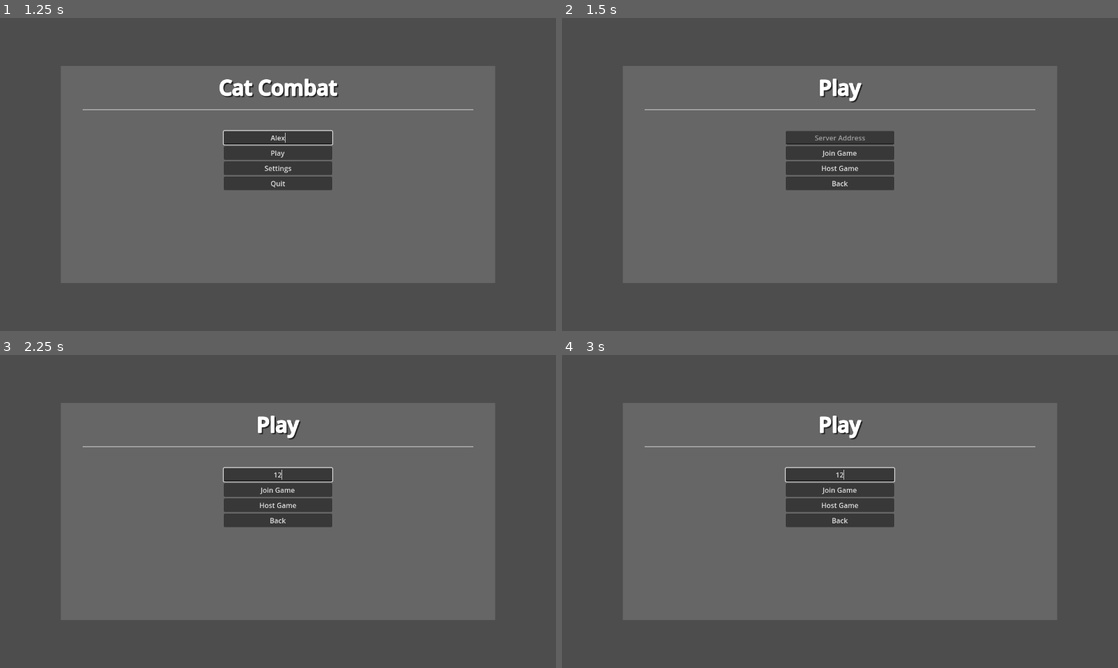
Above: before the commit, frames 1-4 (two rows, left to right).
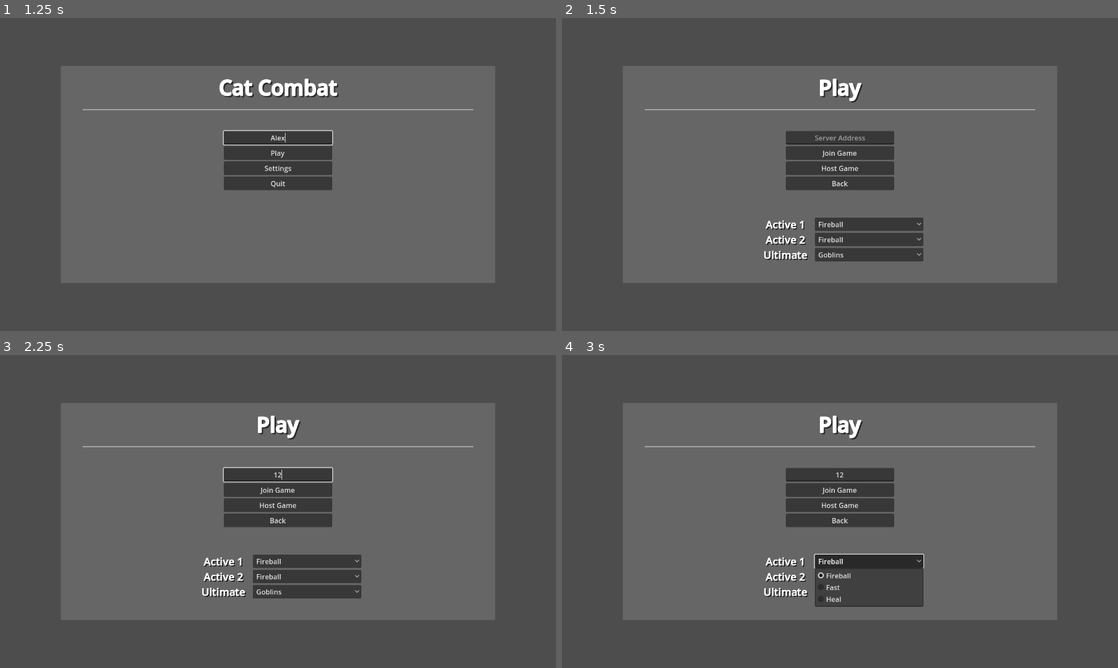
Above: after the commit, the same moments.

Repository: F1zzy31f/Glob-Game
Game: Godot game, scene res://scenes/MainMenu.tscn
The game is run twice, just before and just after one commit, with the same random seed, the same clock (stepped at 60 frames per second) and the same inputs.
Inputs (mouse positions are in pixels of both pictures, inside the frame that each line leads up to):
- Up to frame 1 (1.25 s): click (278, 136) at 0.52 s; type "Alex" at 0.6 s
- Up to frame 2 (1.5 s): click "Play" at 1.25 s
- Up to frame 3 (2.25 s): click (278, 473) at 2.02 s; type "12" at 2.1 s
- Up to frame 4 (3 s): click (867, 561) at 2.75 s, where only the run after the commit has a clickable "Fireball"

Frame 1 is identical in both runs. In frame 2, 2.8% of the frame differs, in the area x 36-65%, y 63-78%; in frame 3, 2.8%; in frame 4, 3.8%, in the area x 36-66%, y 35-81%.

Commit message:
Add ability selection main menu and leave game button

Diff:
--- a/scenes/MainMenu.tscn
+++ b/scenes/MainMenu.tscn
@@ -144,7 +144,7 @@
 offset_left = 375.0
 offset_top = 150.0
 offset_right = -375.0
-offset_bottom = -50.0
+offset_bottom = -200.0
 grow_horizontal = 2
 grow_vertical = 2
 
@@ -165,6 +165,135 @@
 [node name="Back" type="Button" parent="Menus/PlayMenu/Content"]
 layout_mode = 2
 text = "Back"
+
+[node name="Abilities" type="VBoxContainer" parent="Menus/PlayMenu"]
+layout_mode = 1
+anchors_preset = 15
+anchor_right = 1.0
+anchor_bottom = 1.0
+offset_left = 308.0
+offset_top = 300.0
+offset_right = -308.0
+offset_bottom = -50.0
+grow_horizontal = 2
+grow_vertical = 2
+alignment = 2
+
+[node name="AbilityActive1" type="Control" parent="Menus/PlayMenu/Abilities"]
+custom_minimum_size = Vector2(384, 31)
+layout_mode = 2
+
+[node name="Label" type="Label" parent="Menus/PlayMenu/Abilities/AbilityActive1"]
+custom_minimum_size = Vector2(134, 31)
+layout_mode = 1
+anchors_preset = 9
+anchor_bottom = 1.0
+offset_right = 61.0
+grow_vertical = 2
+theme_override_colors/font_shadow_color = Color(0, 0, 0, 1)
+theme_override_colors/font_outline_color = Color(1, 1, 1, 1)
+theme_override_constants/shadow_offset_x = 2
+theme_override_constants/shadow_offset_y = 2
+theme_override_constants/outline_size = 2
+theme_override_font_sizes/font_size = 24
+text = "Active 1"
+horizontal_alignment = 1
+vertical_alignment = 1
+
+[node name="Dropdown" type="OptionButton" parent="Menus/PlayMenu/Abilities/AbilityActive1"]
+custom_minimum_size = Vector2(250, 31)
+layout_mode = 1
+anchors_preset = 11
+anchor_left = 1.0
+anchor_right = 1.0
+anchor_bottom = 1.0
+offset_left = -101.0
+grow_horizontal = 0
+grow_vertical = 2
+item_count = 3
+selected = 0
+popup/item_0/text = "Fireball"
+popup/item_0/id = 0
+popup/item_1/text = "Fast"
+popup/item_1/id = 1
+popup/item_2/text = "Heal"
+popup/item_2/id = 2
+
+[node name="AbilityActive2" type="Control" parent="Menus/PlayMenu/Abilities"]
+custom_minimum_size = Vector2(384, 31)
+layout_mode = 2
+
+[node name="Label" type="Label" parent="Menus/PlayMenu/Abilities/AbilityActive2"]
+custom_minimum_size = Vector2(134, 31)
+layout_mode = 1
+anchors_preset = 9
+anchor_bottom = 1.0
+offset_right = 61.0
+grow_vertical = 2
+theme_override_colors/font_shadow_color = Color(0, 0, 0, 1)
+theme_override_colors/font_outline_color = Color(1, 1, 1, 1)
+theme_override_constants/shadow_offset_x = 2
+theme_override_constants/shadow_offset_y = 2
+theme_override_constants/outline_size = 2
+theme_override_font_sizes/font_size = 24
+text = "Active 2"
+horizontal_alignment = 1
+vertical_alignment = 1
+
+[node name="Dropdown" type="OptionButton" parent="Menus/PlayMenu/Abilities/AbilityActive2"]
+custom_minimum_size = Vector2(250, 31)
+layout_mode = 1
+anchors_preset = 11
+anchor_left = 1.0
+anchor_right = 1.0
+anchor_bottom = 1.0
+offset_left = -101.0
+grow_horizontal = 0
+grow_vertical = 2
+item_count = 3
+selected = 0
+popup/item_0/text = "Fireball"
+popup/item_0/id = 0
+popup/item_1/text = "Fast"
+popup/item_1/id = 1
+popup/item_2/text = "Heal"
+popup/item_2/id = 2
+
+[node name="AbilityUltimate" type="Control" parent="Menus/PlayMenu/Abilities"]
+custom_minimum_size = Vector2(384, 31)
+layout_mode = 2
+
+[node name="Label" type="Label" parent="Menus/PlayMenu/Abilities/AbilityUltimate"]
+custom_minimum_size = Vector2(134, 31)
+layout_mode = 1
+anchors_preset = 9
+anchor_bottom = 1.0
+offset_right = 61.0
+grow_vertical = 2
+theme_override_colors/font_shadow_color = Color(0, 0, 0, 1)
+theme_override_colors/font_outline_color = Color(1, 1, 1, 1)
+theme_override_constants/shadow_offset_x = 2
+theme_override_constants/shadow_offset_y = 2
+theme_override_constants/outline_size = 2
+theme_override_font_sizes/font_size = 24
+text = "Ultimate"
+horizontal_alignment = 1
+vertical_alignment = 1
+
+[node name="Dropdown" type="OptionButton" parent="Menus/PlayMenu/Abilities/AbilityUltimate"]
+custom_minimum_size = Vector2(250, 31)
+layout_mode = 1
+anchors_preset = 11
+anchor_left = 1.0
+anchor_right = 1.0
+anchor_bottom = 1.0
+offset_left = -101.0
+grow_horizontal = 0
+grow_vertical = 2
+item_count = 1
+selected = 0
+popup/item_0/text = "Goblins"
+popup/item_0/id = 0
 
 [node name="SettingsMenu" type="Control" parent="Menus"]
 visible = false
@@ -223,4 +352,7 @@
 [connection signal="pressed" from="Menus/PlayMenu/Content/JoinGame" to="." method="_on_join_game_pressed"]
 [connection signal="pressed" from="Menus/PlayMenu/Content/HostGame" to="." method="_on_host_game_pressed"]
 [connection signal="pressed" from="Menus/PlayMenu/Content/Back" to="." method="_on_back_pressed"]
+[connection signal="item_selected" from="Menus/PlayMenu/Abilities/AbilityActive1/Dropdown" to="." method="_on_ability_active_1_item_selected"]
+[connection signal="item_selected" from="Menus/PlayMenu/Abilities/AbilityActive2/Dropdown" to="." method="_on_ability_active_2_item_selected"]
+[connection signal="item_selected" from="Menus/PlayMenu/Abilities/AbilityUltimate/Dropdown" to="." method="_on_ability_ultimate_item_selected"]
 [connection signal="pressed" from="Menus/SettingsMenu/Content/Back" to="." method="_on_back_pressed"]
--- a/scenes/Player.tscn
+++ b/scenes/Player.tscn
@@ -185,7 +185,6 @@
 
 [node name="Passive" parent="Abilities/Passive" instance=ExtResource("6_1ee1w")]
 type = 1
-buff_permenent = null
 
 [node name="Active" type="Node2D" parent="Abilities"]
 
@@ -207,20 +206,25 @@
 type = 2
 style = 2
 ultimate_charge = false
-buff_permenent = null
 summon_scene = ExtResource("7_qhgxf")
 summon_count = 3
 
 [node name="CanvasLayer" type="CanvasLayer" parent="."]
 
 [node name="UI" type="Control" parent="CanvasLayer"]
-visible = false
 layout_mode = 3
 anchors_preset = 15
 anchor_right = 1.0
 anchor_bottom = 1.0
 grow_horizontal = 2
 grow_vertical = 2
+
+[node name="Leave" type="Button" parent="CanvasLayer/UI"]
+custom_minimum_size = Vector2(128, 32)
+layout_mode = 1
+offset_right = 8.0
+offset_bottom = 8.0
+text = "Leave Game"
 
 [node name="Healthbar" type="TextureProgressBar" parent="CanvasLayer/UI"]
 layout_mode = 0
@@ -247,9 +251,11 @@
 vertical_alignment = 1
 
 [node name="Inventory" type="VBoxContainer" parent="CanvasLayer/UI"]
-layout_mode = 1
-anchors_preset = 9
-anchor_bottom = 1.0
+custom_minimum_size = Vector2(0, 500)
+layout_mode = 1
+anchors_preset = 4
+anchor_top = 0.5
+anchor_bottom = 0.5
 offset_right = 128.0
 grow_vertical = 2
 alignment = 1
@@ -447,6 +453,7 @@
 
 [connection signal="body_entered" from="Foot" to="." method="_on_foot_body_entered"]
 [connection signal="body_exited" from="Foot" to="." method="_on_foot_body_exited"]
+[connection signal="pressed" from="CanvasLayer/UI/Leave" to="." method="_on_leave_pressed"]
 [connection signal="pressed" from="CanvasLayer/UI/TeamDown" to="." method="_on_team_down_pressed"]
 [connection signal="pressed" from="CanvasLayer/UI/TeamUp" to="." method="_on_team_up_pressed"]
 [connection signal="timeout" from="CanvasLayer/UI/Scoreboard/UpdateTimer" to="." method="update_scoreboard"]
--- a/scripts/MainMenuManager.gd
+++ b/scripts/MainMenuManager.gd
@@ -1,6 +1,9 @@
 extends Control
 
 @onready var menus = $Menus
+@onready var ability_active_1 = $Menus/PlayMenu/Abilities/AbilityActive1/Dropdown
+@onready var ability_active_2 = $Menus/PlayMenu/Abilities/AbilityActive2/Dropdown
+@onready var ability_ultimate = $Menus/PlayMenu/Abilities/AbilityUltimate/Dropdown
 
 func open_menu(menu_name):
 	for child in menus.get_children():
@@ -33,3 +36,12 @@
 
 func _on_ip_address_text_changed(new_text):
 	Network.set_server_address(new_text)
+
+func _on_ability_active_1_item_selected(index):
+	Network.ability_active_1 = ability_active_1.get_item_text(index)
+
+func _on_ability_active_2_item_selected(index):
+	Network.ability_active_2 = ability_active_2.get_item_text(index)
+
+func _on_ability_ultimate_item_selected(index):
+	Network.ability_ultimate = ability_ultimate.get_item_text(index)
--- a/scripts/Network.gd
+++ b/scripts/Network.gd
@@ -4,8 +4,12 @@
 @export var player = preload("res://scenes/Player.tscn")
 @export var scoreboard_item = preload("res://scenes/ScoreboardItem.tscn")
 
+var address = ""
+
 var username = "Username"
-var address = ""
+var ability_active_1 = "Fireball"
+var ability_active_2 = "Fast"
+var ability_ultimate = "Goblins"
 
 var enet_peer = ENetMultiplayerPeer.new()
 
--- a/scripts/Player.gd
+++ b/scripts/Player.gd
@@ -60,10 +60,9 @@
 
 	team_index = randi_range(0, Globals.team_count - 1)
 
-	ability_passive = passive_abilities.get_child(randi_range(0, passive_abilities.get_child_count() - 1))
-	ability_active1 = active_abilities.get_child(randi_range(0, active_abilities.get_child_count() - 1))
-	ability_active2 = active_abilities.get_child(randi_range(0, active_abilities.get_child_count() - 1))
-	ability_ultimate = ultimate_abilities.get_child(randi_range(0, ultimate_abilities.get_child_count() - 1))
+	ability_active1 = active_abilities.get_node(Network.ability_active_1)
+	ability_active2 = active_abilities.get_node(Network.ability_active_2)
+	ability_ultimate = ultimate_abilities.get_node(Network.ability_ultimate)
 
 	ui.visible = true
 	camera.enabled = true
@@ -241,3 +240,15 @@
 
 func _on_foot_body_exited(_area):
 	on_climbable = false
+
+
+func _on_leave_pressed():
+	multiplayer.set_multiplayer_peer(null)
+	Network.enet_peer = ENetMultiplayerPeer.new()
+
+	for child in Temporary.get_children():
+		child.queue_free()
+	for child in Peers.get_children():
+		child.queue_free()
+
+	get_tree().change_scene_to_file("res://scenes/MainMenu.tscn")
